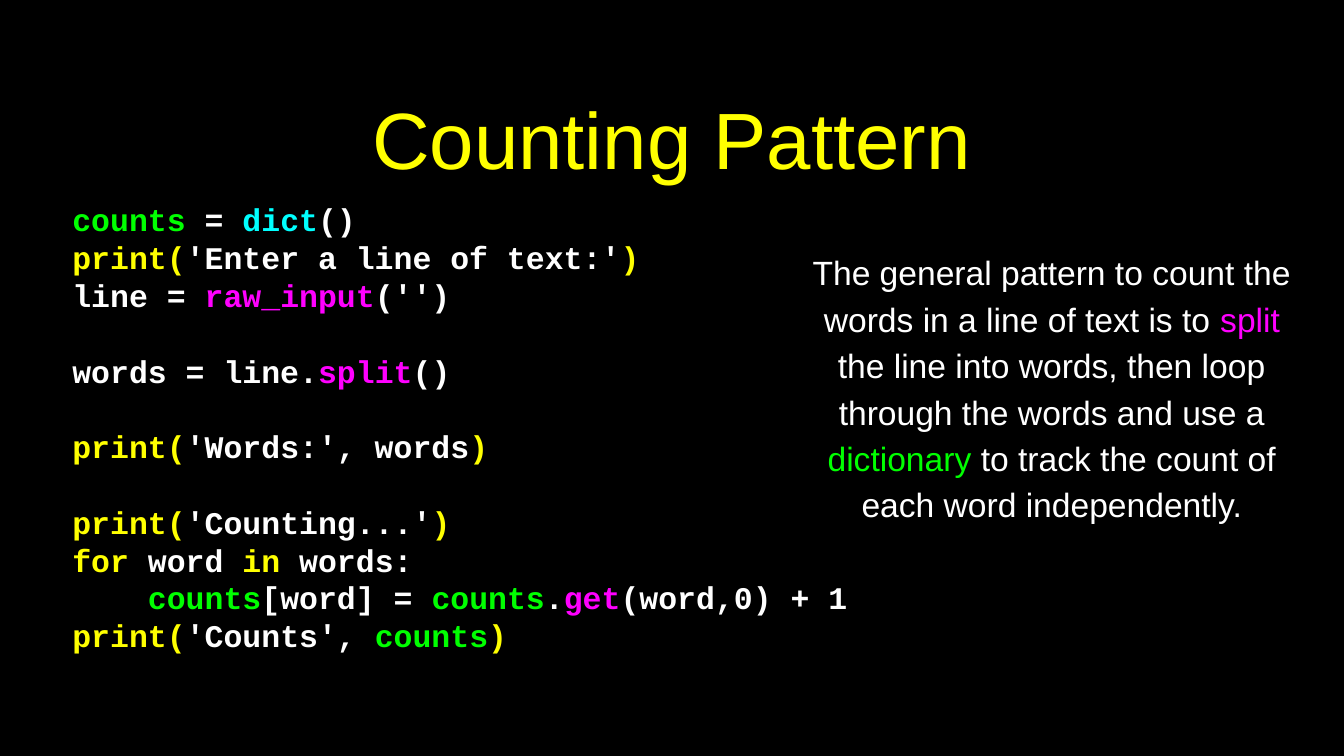
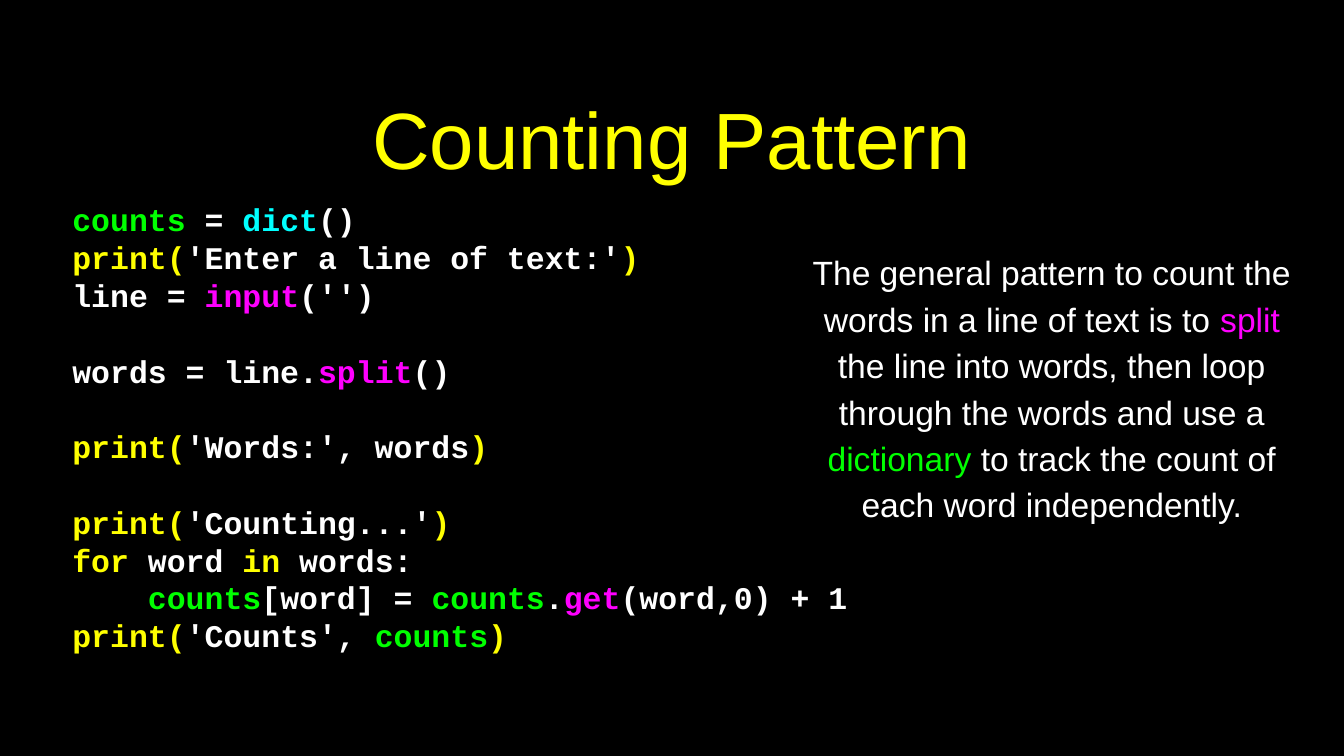
Before and after one commit to csev/py4e, a slide deck: slide 23 of lectures3/Pythonlearn-09-Dictionaries.pptx. Drawn at 1344x756 pixels with LibreOffice and Linux fonts; fonts in the diff are those of the drawing. Boxes give left, top, right and bottom in pixels: in the first picture for what was removed or moved away, otherwise in the second. Text is boxed around its words. In the diff, an @@ line names an element or a change of style, - is before the commit and + after.

```diff
--- a/lectures3/Pythonlearn-09-Dictionaries.pptx
+++ b/lectures3/Pythonlearn-09-Dictionaries.pptx
@@ text at (72,284,375,314): text changed @@
-line = raw_input('')
+line = input('')
```
Also in this commit, not shown: 2 other slides changed, 3 other files.
